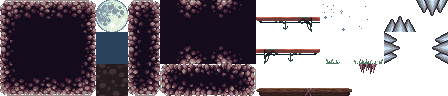
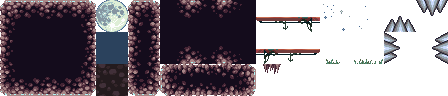
Layer changes from the first 448 × 96 image to the second:
painted on "Capa 7" over [256, 64, 377, 96]
